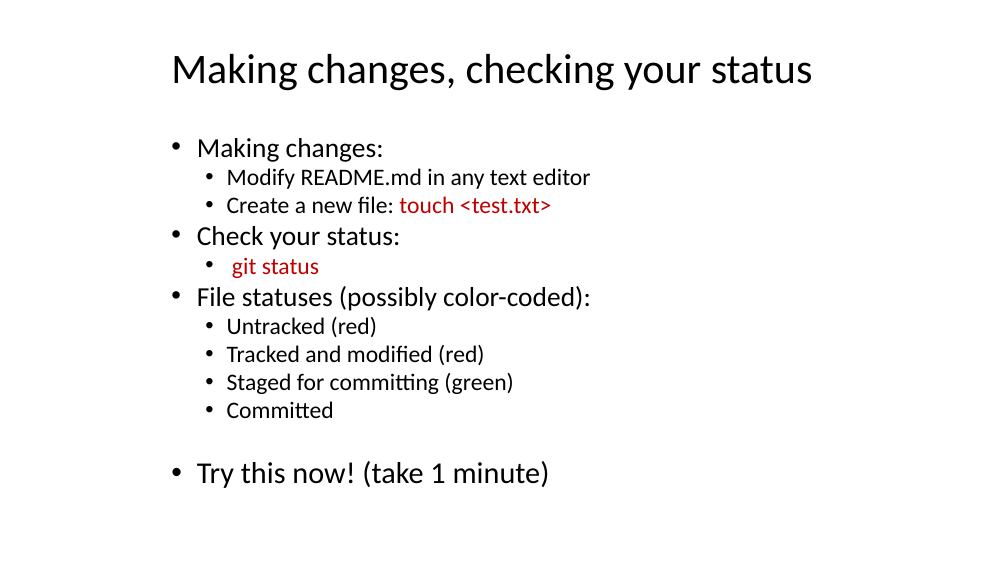
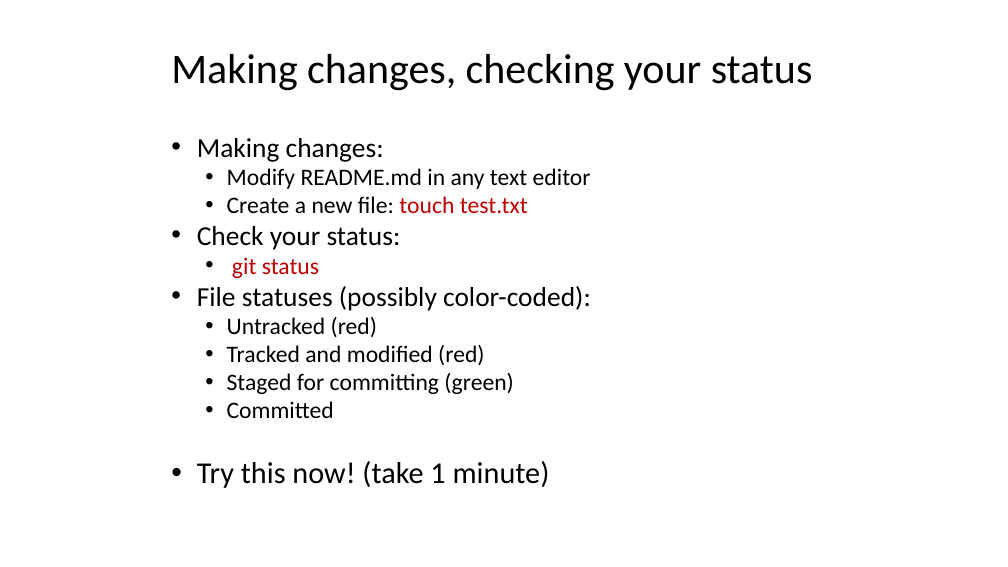
Before and after one commit to sinanuozdemir/sfdat22, a slide deck: slide 25 of slides/02_git.pptx. Drawn at 1008x567 pixels with LibreOffice and Linux fonts; fonts in the diff are those of the drawing. Boxes give left, top, right and bottom in pixels: in the first picture for what was removed or moved away, otherwise in the second. Text is boxed around its words. In the diff, an @@ line names an element or a change of style, - is before the commit and + after.

```diff
--- a/slides/02_git.pptx
+++ b/slides/02_git.pptx
@@ text at (227,196,528,213): text changed @@
-  • Create a new file: touch <test.txt>
+  • Create a new file: touch test.txt
```
Also in this commit, not shown: 8 other slides changed, 1 slide added, 2 other files.
